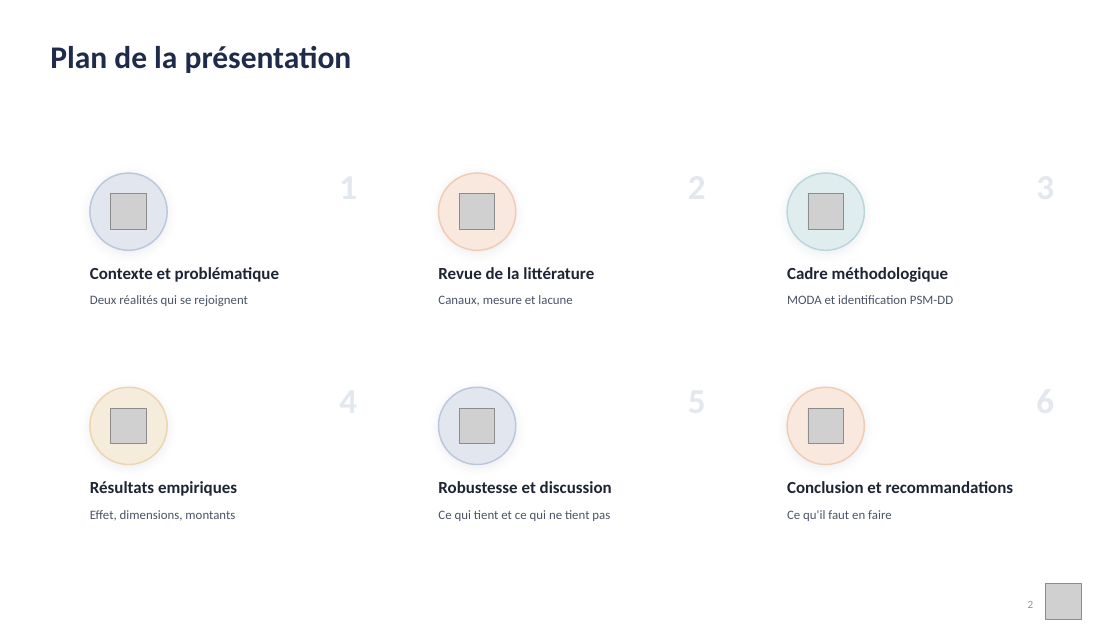
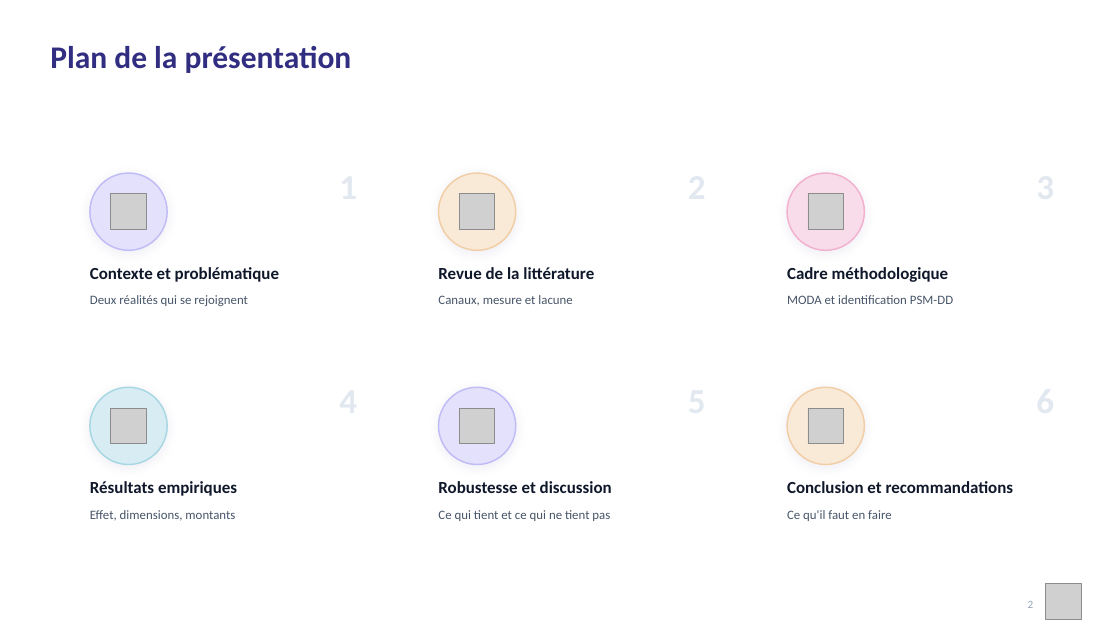
Before and after one commit to JODRAFF9/MEMOIRE, a slide deck: slide 2 of infographie/presentation_infographique.pptx. Drawn at 1120x630 pixels with LibreOffice and Linux fonts; fonts in the diff are those of the drawing; grey boxes stand for pictures. Boxes give left, top, right and bottom in pixels: in the first picture for what was removed or moved away, otherwise in the second. Text is boxed around its words. In the diff, an @@ line names an element or a change of style, - is before the commit and + after.

```diff
--- a/infographie/presentation_infographique.pptx
+++ b/infographie/presentation_infographique.pptx
@@ text "Plan de la présentation" at (50,46,352,73): text colour #1E2B4A to #312E81 @@
@@ ellipse at (90,173,167,250): fill #E1E6EF to #E3E1FB; outline #BBC7DC 1.25 pt to #C0BCF6 1.25 pt; shadow changed @@
@@ ellipse at (787,173,865,250): fill #E0EDEF to #F9DCE9; outline #BAD6DB 1.25 pt to #F2B1CE 1.25 pt; shadow changed @@
@@ ellipse at (90,387,167,465): fill #F6ECDC to #D7EDF3; outline #ECD5B0 1.25 pt to #A6D7E3 1.25 pt; shadow changed @@
@@ ellipse at (439,387,516,465): fill #E1E6EF to #E3E1FB; outline #BBC7DC 1.25 pt to #C0BCF6 1.25 pt; shadow changed @@
@@ text "2" at (1028,601,1034,608): text colour #8A93A5 to #94A3B8 @@
```
Also in this commit, not shown: 20 other slides changed, 2 other files.
